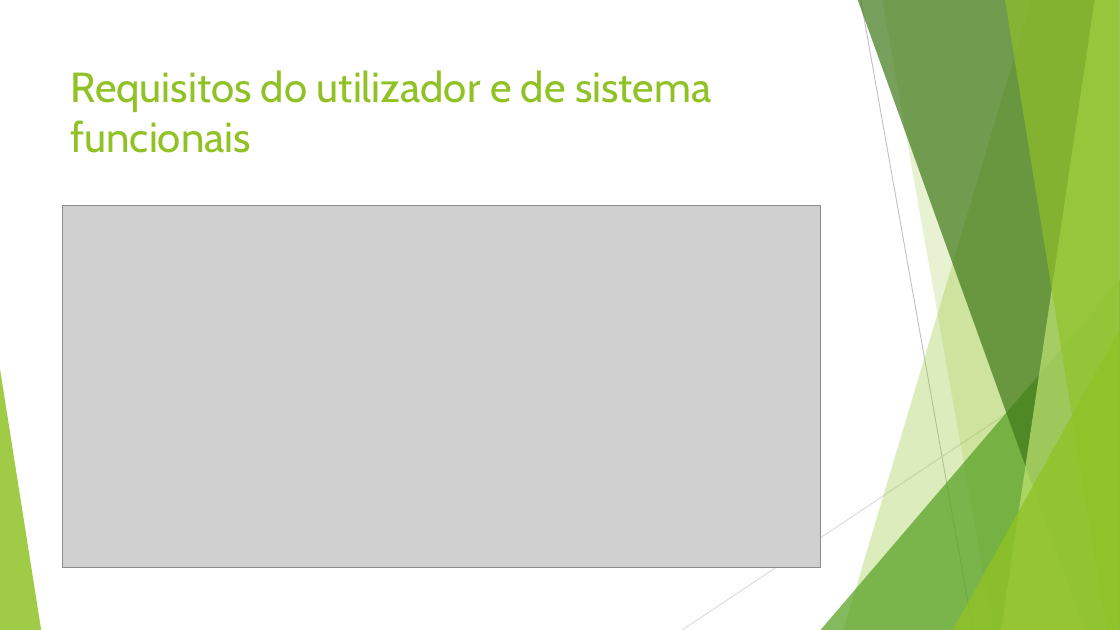
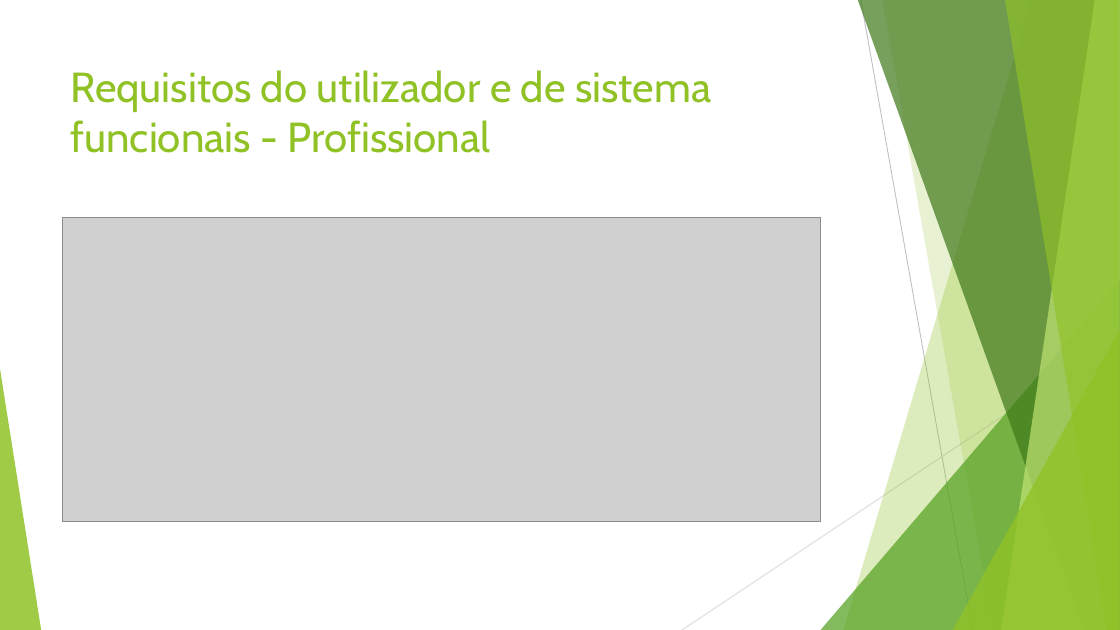
Before and after one commit to vitorjrc/babysitting-system, a slide deck: slide 23 of relatorio/Fase 2/LI4.pptx (slide 27 before the commit). Drawn at 1120x630 pixels with LibreOffice and Linux fonts; fonts in the diff are those of the drawing; grey boxes stand for pictures. Boxes give left, top, right and bottom in pixels: in the first picture for what was removed or moved away, otherwise in the second. Text is boxed around its words. In the diff, an @@ line names an element or a change of style, - is before the commit and + after.

```diff
--- a/relatorio/Fase 2/LI4.pptx
+++ b/relatorio/Fase 2/LI4.pptx
@@ title at box(71, 70, 711, 153): text changed @@
-Requisitos do utilizador e de sistema funcionais
+Requisitos do utilizador e de sistema funcionais - Profissional
@@ picture: place and size @@
-picture at box(62, 205, 821, 567)
+picture at box(62, 218, 821, 521)
```
Also in this commit, not shown: 10 other slides changed, 6 slides added, 7 slides removed.
